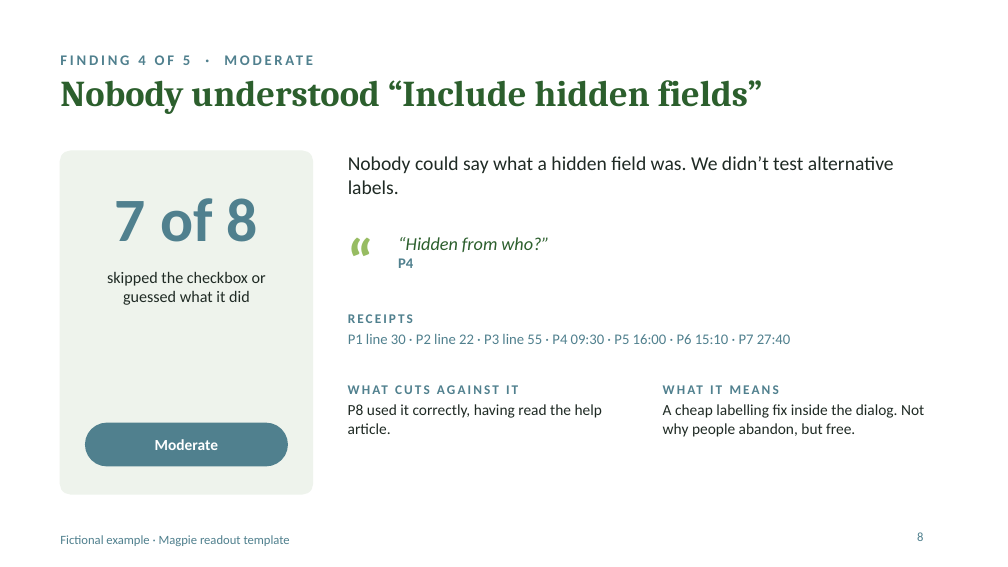
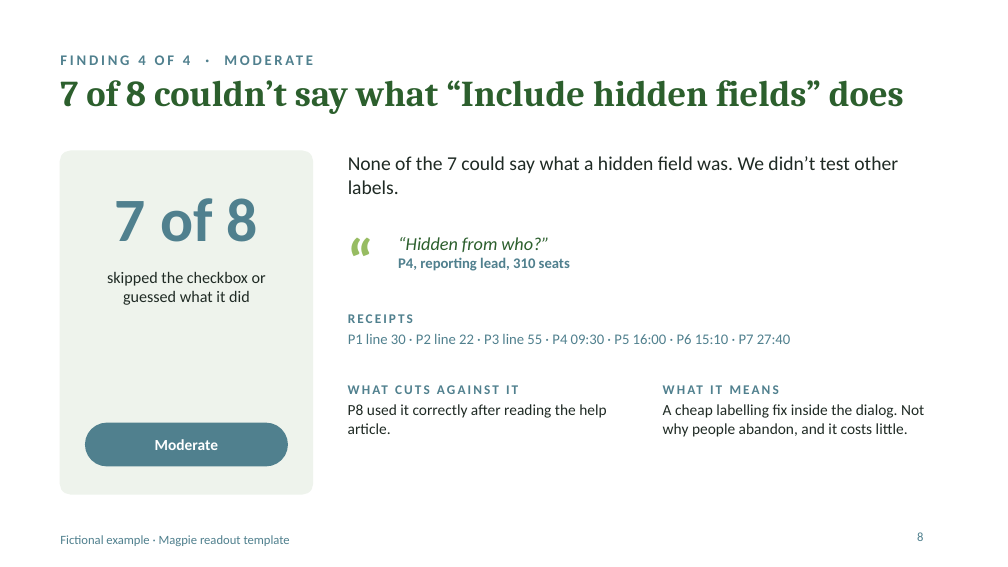
Before and after one commit to kirstenhosic/user-research-assistant, a slide deck: slide 8 of docs/examples/example-readout.pptx. Drawn at 1008x567 pixels with LibreOffice and Linux fonts; fonts in the diff are those of the drawing. Boxes give left, top, right and bottom in pixels: in the first picture for what was removed or moved away, otherwise in the second. Text is boxed around its words. In the diff, an @@ line names an element or a change of style, - is before the commit and + after.

```diff
--- a/docs/examples/example-readout.pptx
+++ b/docs/examples/example-readout.pptx
@@ text at bbox=[60, 55, 190, 65]: text changed @@
-FINDING 4 OF 5 · MODERATE
+FINDING 4 OF 4 · MODERATE
@@ title at bbox=[60, 80, 904, 114]: text changed @@
-Nobody understood “Include hidden fields”
+7 of 8 couldn’t say what “Include hidden fields” does
@@ text at bbox=[348, 156, 898, 194]: text changed @@
-Nobody could say what a hidden field was. We didn’t test alternative labels.
+None of the 7 could say what a hidden field was. We didn’t test other labels.
@@ text at bbox=[398, 257, 570, 271]: text changed @@
-P4
+P4, reporting lead, 310 seats
@@ text at bbox=[348, 404, 606, 434]: text changed @@
-P8 used it correctly, having read the help article.
+P8 used it correctly after reading the help article.
@@ text at bbox=[663, 404, 924, 437]: text changed @@
-A cheap labelling fix inside the dialog. Not why people abandon, but free.
+A cheap labelling fix inside the dialog. Not why people abandon, and it costs little.
```
Also in this commit, not shown: 13 other slides changed, 1 slide added, 7 other files.
